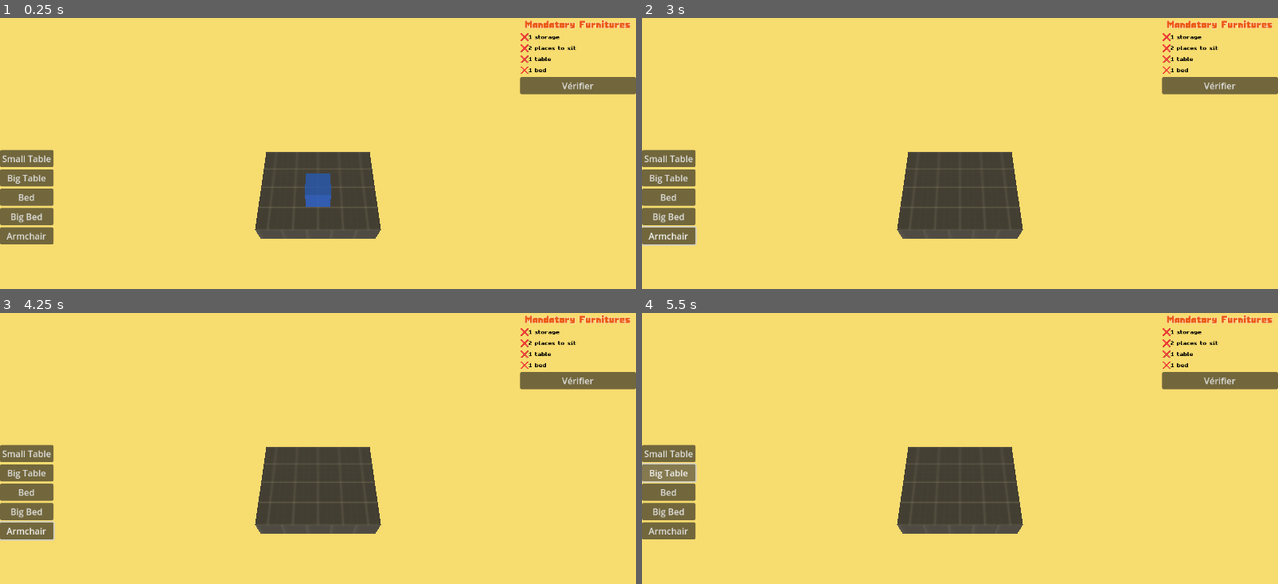
Above: before the commit, frames 1-4 (two rows, left to right).
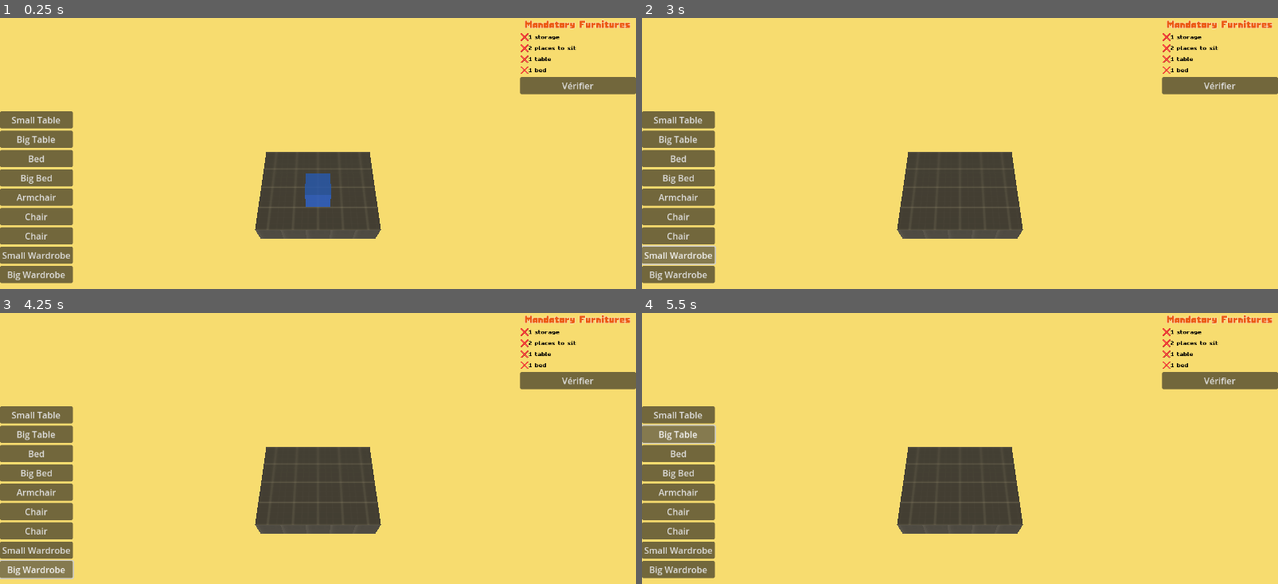
Above: after the commit, the same moments.

Repository: Bigaston/LDJam54
Game: Godot game, scene res://scenes/Main.tscn
Same seed, same stepped clock (60 frames per second), same inputs: the game is played once before the commit and once after it.
Inputs (mouse positions are in pixels of both pictures, inside the frame that each line leads up to):
- Up to frame 1 (0.25 s): no input
- Up to frame 2 (3 s): click "Bed" at 0.5 s; click (680, 215) at 1.25 s, where only the run after the commit has a clickable "Chair"; click (680, 234) at 2 s, where only the run after the commit has a clickable "Chair"; click (680, 253) at 2.75 s, where only the run after the commit has a clickable "Small Wardrobe"
- Up to frame 3 (4.25 s): click (38, 570) at 3.5 s, where only the run after the commit has a clickable "Big Wardrobe"
- Up to frame 4 (5.5 s): click "Small Table" at 4.25 s; click "Big Table" at 5 s

The runs differ from the first frame. In frame 1, 4.5% of the frame differs, in the area x 0-12%, y 34-98%; in frame 2, 4.6%; in frame 3, 4.7%; in frame 4, 4.7%.

Commit message:
Add all level 1 assets

Diff:
--- /dev/null
+++ b/objects/furnitures/Chair.tscn
@@ -0,0 +1,22 @@
+[gd_scene load_steps=4 format=3 uid="uid://caqqnh78hkx6d"]
+
+[ext_resource type="Script" path="res://scripts/Furniture.gd" id="1_k7n57"]
+[ext_resource type="PackedScene" uid="uid://b88g38qdd0rsx" path="res://ressources/meshes/chaise.tscn" id="2_dwlvd"]
+
+[sub_resource type="BoxShape3D" id="BoxShape3D_8s3ay"]
+size = Vector3(0.8, 0.8, 0.8)
+
+[node name="Bed" type="Node3D"]
+script = ExtResource("1_k7n57")
+display_name = "Chair"
+characteristics = Array[int]([2])
+
+[node name="Model" parent="." instance=ExtResource("2_dwlvd")]
+transform = Transform3D(1.8, 0, 0, 0, 1.8, 0, 0, 0, 1.8, 0, 1, 0)
+
+[node name="Area3D" type="Area3D" parent="."]
+transform = Transform3D(1, 0, 0, 0, 1, 0, 0, 0, 1, 0, 0.5, 0)
+collision_mask = 5
+
+[node name="CollisionShape3D" type="CollisionShape3D" parent="Area3D"]
+shape = SubResource("BoxShape3D_8s3ay")
--- /dev/null
+++ b/objects/furnitures/Wardrobe_Big.tscn
@@ -0,0 +1,22 @@
+[gd_scene load_steps=4 format=3 uid="uid://dn7sgr0ta8oa"]
+
+[ext_resource type="Script" path="res://scripts/Furniture.gd" id="1_8gd84"]
+[ext_resource type="PackedScene" uid="uid://b4eqpo3mmms16" path="res://ressources/meshes/placard_big.tscn" id="2_26p2g"]
+
+[sub_resource type="BoxShape3D" id="BoxShape3D_8s3ay"]
+size = Vector3(0.8, 0.8, 2.8)
+
+[node name="Bed" type="Node3D"]
+script = ExtResource("1_8gd84")
+display_name = "Big Wardrobe"
+characteristics = Array[int]([3])
+
+[node name="Model" parent="." instance=ExtResource("2_26p2g")]
+transform = Transform3D(2, 0, 0, 0, 2, 0, 0, 0, 2, 0, 1.9, 1)
+
+[node name="Area3D" type="Area3D" parent="."]
+transform = Transform3D(1, 0, 0, 0, 1, 0, 0, 0, 1, 0, 0.5, 1)
+collision_mask = 5
+
+[node name="CollisionShape3D" type="CollisionShape3D" parent="Area3D"]
+shape = SubResource("BoxShape3D_8s3ay")
--- /dev/null
+++ b/objects/furnitures/Wardrobe_Small.tscn
@@ -0,0 +1,22 @@
+[gd_scene load_steps=4 format=3 uid="uid://doa6youf8hk25"]
+
+[ext_resource type="Script" path="res://scripts/Furniture.gd" id="1_1hie5"]
+[ext_resource type="PackedScene" uid="uid://dt0wemjp3au5u" path="res://ressources/meshes/placard_small.tscn" id="2_yxhri"]
+
+[sub_resource type="BoxShape3D" id="BoxShape3D_8s3ay"]
+size = Vector3(0.8, 0.8, 1.8)
+
+[node name="Bed" type="Node3D"]
+script = ExtResource("1_1hie5")
+display_name = "Small Wardrobe"
+characteristics = Array[int]([3])
+
+[node name="Model" parent="." instance=ExtResource("2_yxhri")]
+transform = Transform3D(2, 0, 0, 0, 2, 0, 0, 0, 2, 0, 1.9, 0.5)
+
+[node name="Area3D" type="Area3D" parent="."]
+transform = Transform3D(1, 0, 0, 0, 1, 0, 0, 0, 1, 0, 0.5, 0.5)
+collision_mask = 5
+
+[node name="CollisionShape3D" type="CollisionShape3D" parent="Area3D"]
+shape = SubResource("BoxShape3D_8s3ay")
--- a/ressources/levels/Level1.tres
+++ b/ressources/levels/Level1.tres
@@ -6,9 +6,12 @@
 [ext_resource type="PackedScene" uid="uid://na7tsji6c6l5" path="res://objects/furnitures/Bed_Small.tscn" id="3_0dy3o"]
 [ext_resource type="PackedScene" uid="uid://bb22ga2nchga0" path="res://objects/furnitures/Bed_Big.tscn" id="4_xrnn2"]
 [ext_resource type="PackedScene" uid="uid://cyt5owtf8d0cj" path="res://objects/furnitures/Armchair.tscn" id="5_bdnwo"]
+[ext_resource type="PackedScene" uid="uid://caqqnh78hkx6d" path="res://objects/furnitures/Chair.tscn" id="6_6bpyf"]
+[ext_resource type="PackedScene" uid="uid://doa6youf8hk25" path="res://objects/furnitures/Wardrobe_Small.tscn" id="7_f812l"]
+[ext_resource type="PackedScene" uid="uid://dn7sgr0ta8oa" path="res://objects/furnitures/Wardrobe_Big.tscn" id="8_c6bju"]
 
 [resource]
 script = ExtResource("1_dxxv6")
-available_furnitures = Array[PackedScene]([ExtResource("1_6wqor"), ExtResource("2_acj7i"), ExtResource("3_0dy3o"), ExtResource("4_xrnn2"), ExtResource("5_bdnwo")])
+available_furnitures = Array[PackedScene]([ExtResource("1_6wqor"), ExtResource("2_acj7i"), ExtResource("3_0dy3o"), ExtResource("4_xrnn2"), ExtResource("5_bdnwo"), ExtResource("6_6bpyf"), ExtResource("6_6bpyf"), ExtResource("7_f812l"), ExtResource("8_c6bju")])
 needed_furnitures = Array[int]([0, 1, 2, 2, 3])
 map = "res://ressources/levels/level1.map.txt"
--- /dev/null
+++ b/ressources/meshes/chaise.tscn
@@ -0,0 +1,8 @@
+[gd_scene load_steps=2 format=3 uid="uid://b88g38qdd0rsx"]
+
+[ext_resource type="PackedScene" uid="uid://cacyqntwkxtwo" path="res://ressources/meshes/binary/chaise.glb" id="1_r4v8c"]
+
+[node name="chaise" instance=ExtResource("1_r4v8c")]
+
+[node name="chaise2" parent="." index="0"]
+transform = Transform3D(1, 0, 0, 0, 1, 0, 0, 0, 1, 0, 0, 0)
--- /dev/null
+++ b/ressources/meshes/placard_big.tscn
@@ -0,0 +1,8 @@
+[gd_scene load_steps=2 format=3 uid="uid://b4eqpo3mmms16"]
+
+[ext_resource type="PackedScene" uid="uid://cybbvk7dejatv" path="res://ressources/meshes/binary/placard_big.glb" id="1_5k6lw"]
+
+[node name="placard_big" instance=ExtResource("1_5k6lw")]
+
+[node name="placard_v2" parent="." index="0"]
+transform = Transform3D(1, 0, 0, 0, 1, 0, 0, 0, 1, 0, 0, 0)
--- /dev/null
+++ b/ressources/meshes/placard_small.tscn
@@ -0,0 +1,8 @@
+[gd_scene load_steps=2 format=3 uid="uid://dt0wemjp3au5u"]
+
+[ext_resource type="PackedScene" uid="uid://cvs6s46eibygv" path="res://ressources/meshes/binary/placard_small.glb" id="1_848w8"]
+
+[node name="placard_small" instance=ExtResource("1_848w8")]
+
+[node name="placard_v1" parent="." index="0"]
+transform = Transform3D(1, 0, 0, 0, 1, 0, 0, 0, 1, 0, 0, 0)
Not shown: 1 places in ressources/levels/Level1.tres that only renumber resources
Binary file added: ressources/meshes/binary/chaise.glb
Not shown, added: ressources/meshes/binary/chaise.glb.import
Binary file added: ressources/meshes/binary/placard_big.glb
Not shown, added: ressources/meshes/binary/placard_big.glb.import
Binary file added: ressources/meshes/binary/placard_small.glb
Not shown, added: ressources/meshes/binary/placard_small.glb.import
